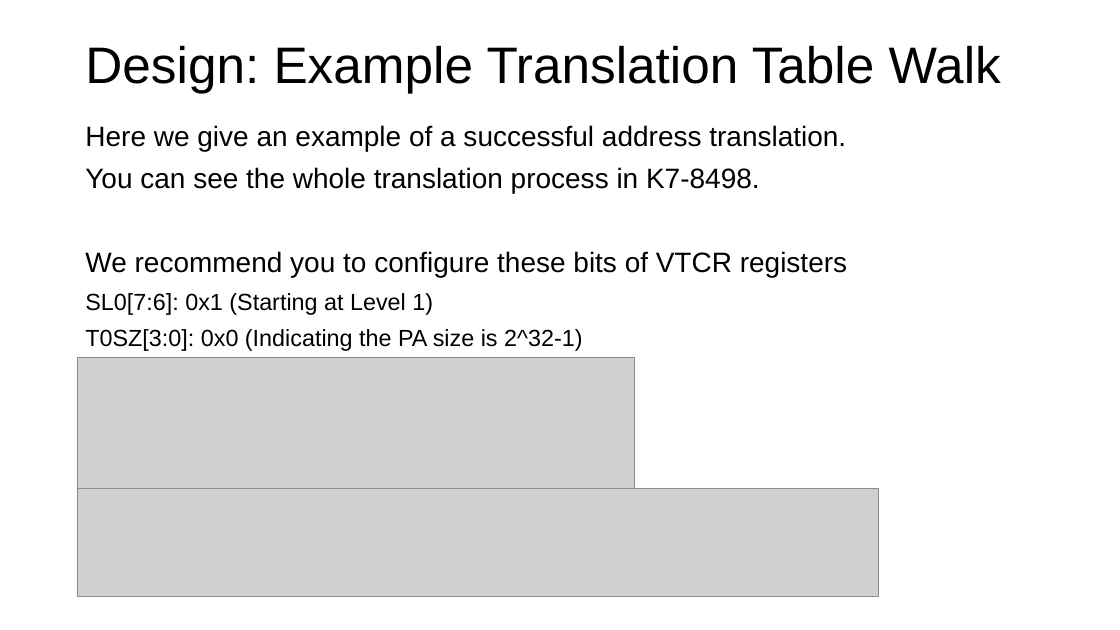
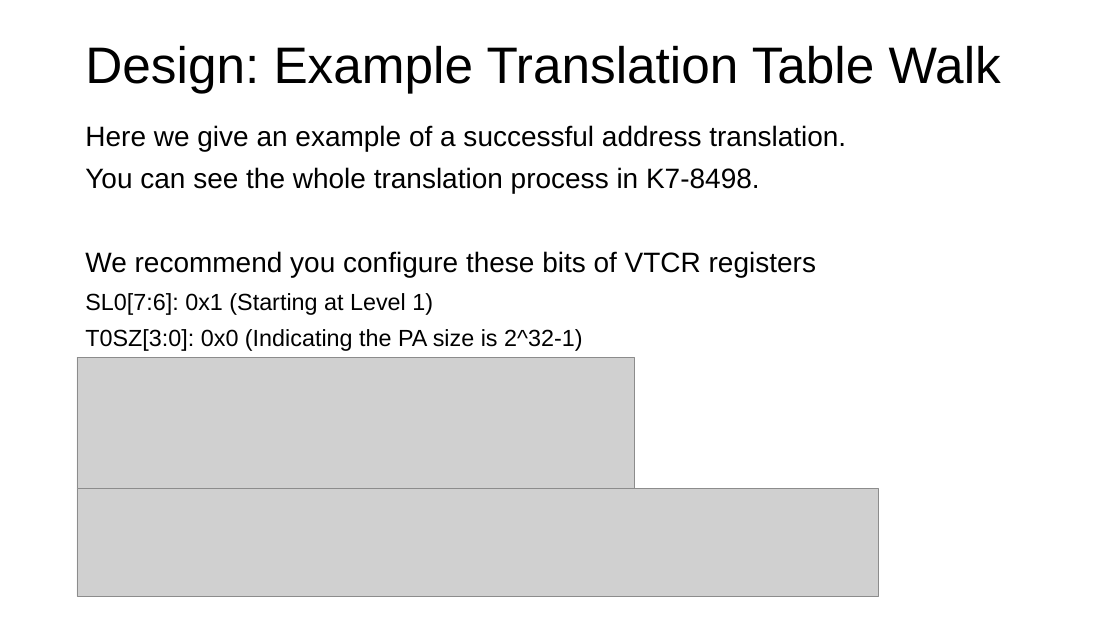
Before and after one commit to Compass-All/nailgun-teaching, a slide deck: slide 28 of defense-lab/NailgunDefense.pptx (slide 27 before the commit). Drawn at 1120x630 pixels with LibreOffice and Linux fonts; fonts in the diff are those of the drawing; grey boxes stand for pictures; background and template pictures are left out. Boxes give left, top, right and bottom in pixels: in the first picture for what was removed or moved away, otherwise in the second. Text is boxed around its words. In the diff, an @@ line names an element or a change of style, - is before the commit and + after.

```diff
--- a/defense-lab/NailgunDefense.pptx
+++ b/defense-lab/NailgunDefense.pptx
@@ text at [85, 251, 816, 277]: text changed @@
-We recommend you to configure these bits of VTCR registers
+We recommend you configure these bits of VTCR registers
```
Also in this commit, not shown: 6 other slides changed, 1 slide added, 1 other file.
